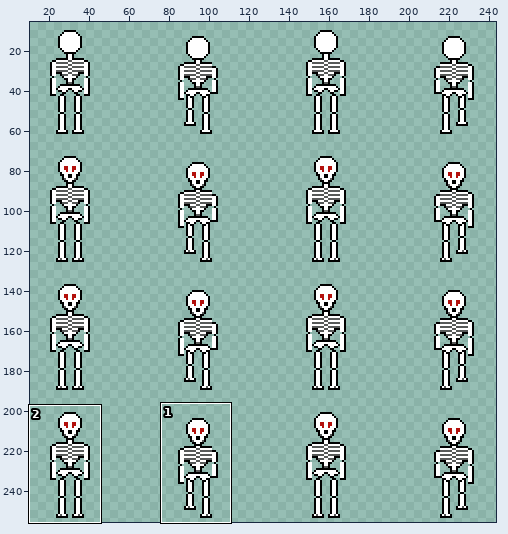
Pixel-art file -- assets/aseprite/skeleton2.aseprite. Above, an overview of the earlier version with the close-up marked.
Close-up. Before:
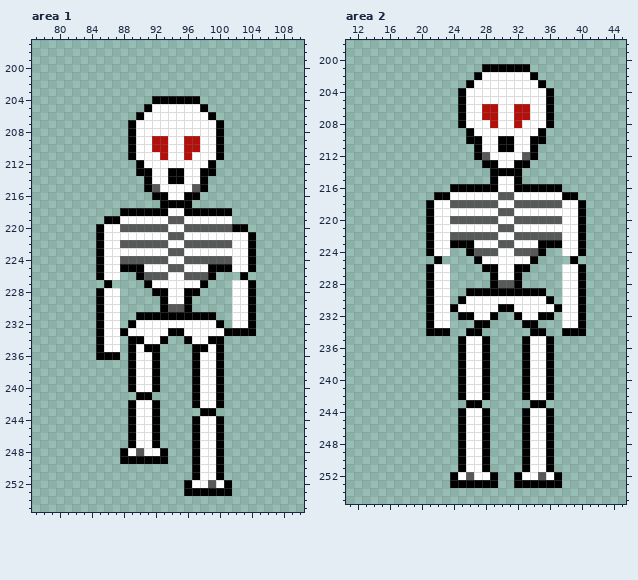
256x256 pixels, 1 frame. Pixels under 10% opacity are left out. Colours within 5 levels of each other are drawn and written as one. Shown: area 1: x 77..110, y 197..255; area 2: x 11..45, y 198..255. The wide view leaves out empty margins. The commit also changed other parts of the picture, which this record leaves out.
The same view after the edit:
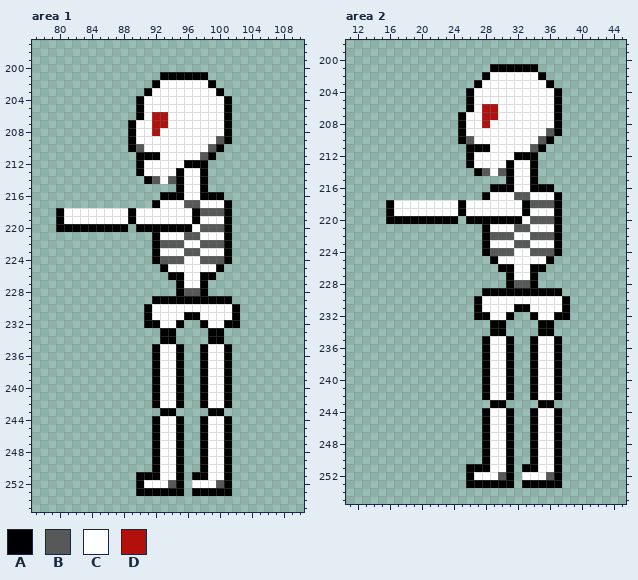
Palette (. is transparent): A #000000  B #575958  C #ffffff  D #b3100c
The exact change:
layer "Side" added
Changed rows in their new state; - is an unchanged pixel.
Area 1, layers "Side", "Skel":
first column x 80:
201 -------------AAAAAA------
202 ------------ACCCCCCA-----
203 -----------ACCCCCCCCA----
204 ----------ACCCCCCCCCCA---
205 ----------AC------CCCA---
206 ------------DD-----CCA---
207 ------------DD------CA---
208 ------------D-------CA---
209 ------------CC--CC--BA---
210 ----------B-CC--CC-B-----
211 ---------.AAAC--C-BA.----
212 ----------------AAA.-----
213 -----------C--C----.-----
214 ------------B-B----------
215 -----------....A-C-------
216 ------------.-AACCAAA----
217 ------------ACCCBBCCCA---
218 ACCCCCCCC-CCCC--C-BBB----
219 ACCCCCCC-A----CC-A---A---
220 AAAAA-AAA.AAAAAAAC---A..-
221 -----.......A-CCBB---A...
222 -----.......A-BBCC---A...
223 -----.......A-CCBB---A...
224 -----.......A-BBCC---A...
225 -----........ACC---C-....
226 -----...--....AACCA----.-
227 ------.----....A------...
228 -----...----...ABBA---...
229 -----...----A-AA-AAAAA...
230 -----...---ACCCCCCCCCCA..
231 -----...--.-CCCC--CCCCA..
232 -----...-..AA--A..A-CAA..
233 -----........A-....AA....
234 -----...-....-A-...------
235 -----...-...-CCA-.--CA---
236 -----...-...-CCA-.A-CA---
237 ---------...-CCA-.A-CA---
238 ---------...-CCA-.A-CA---
239 ---------...-CCA-.A-CA---
240 ---------...-CCA-.A-CA---
241 ----------..ACCA-.A-CA---
242 ---------...-CCA-.A-CA---
243 ---------....AA---.-A----
244 ---------...-CCA-.A-CA---
245 ---------...-CCA-.A-CA---
246 ---------...-CCA-.A-CA---
247 ---------...-CCA-.A-CA---
248 --------....ACCA-.A-CA---
249 --------....-CCA-.A-CA---
250 ------------ACCA-.A-CA---
251 ----------AAACCA--A-CA---
252 ----------ACCCBA.--CB----
253 ----------AAAAAA.--------
Area 2, layers "Side", "Skel":
first column x 16:
201 ------------.-----A------
202 -----------.A-----CA-----
203 ----------.A-------CA----
204 ---------.A---------CA---
205 ---------.A---------CA---
206 ---------.A-----CC--CA---
207 ----------------CC--CA---
208 ------------DC--C---CA---
209 ---------AC--------CBA---
210 ---------ABC--CC--CBA----
211 ----------A-A-CC--BA-----
212 ----------ACC---AA-------
213 ----------ACCC-ACCA------
214 -----------ABCB-CCA------
215 -------------..ACCA------
216 --------.....-AACC---.---
217 ------......A-CCBB---A..-
218 ACCCCC--CACCCC--CA---A...
219 ACCCCC---A----CC-A---A...
220 AAAAA-AAA.AAAAAAAC---A...
221 -----.......A-CCBB---A...
222 -----.......A-BBCC---A...
223 -----.......A-CCBB-CC-...
224 -----...--..A-BBCC-BBA...
225 ------.----..A----CCA--.-
226 -----...----..AACCAA--...
227 -----...-----..ACCA---...
228 -----...-----..ABBA---...
229 -----...--..--------AA...
230 -----...-..A--------CCA..
231 -----......A--CCAA---CA..
232 -----...-..AACCA..ACCAA..
233 -----...---..AA--..AA-...
234 -----...--..-AA---.-A-...
235 ---------...-CCA-.A-CA---
236 ---------...-CCA-.A-CA---
237 ---------...-CCA-.A-CA---
238 ---------...-CCA-.A-CA---
239 ---------...-CCA-.A-CA---
240 ---------...-CCA-.A-CA---
241 ---------...-CCA-.A-CA---
242 ---------...-CCA-.A-CA---
243 ----------..-AA---.-A----
244 ---------...-CCA-.A-CA---
245 ---------...-CCA-.A-CA---
246 ---------...-CCA-.A-CA---
247 ---------...-CCA-.A-CA---
248 ---------...-CCA-.A-CA---
249 ---------...-CCA-.A-CA---
250 ---------...-CCA-.A-CA---
251 ---------.AA-CCA--A-CA---
252 --------..A--CBA.--CB----
253 --------..----AA.--------
